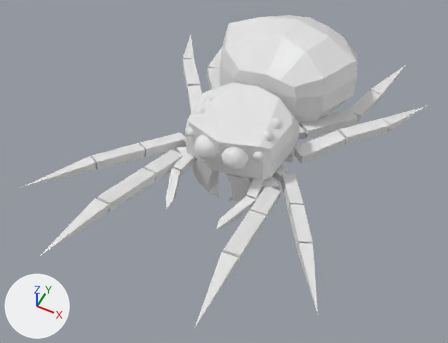
Renders of the glTF model glb_imports/JumpingSpider.glb from each side of a commit.
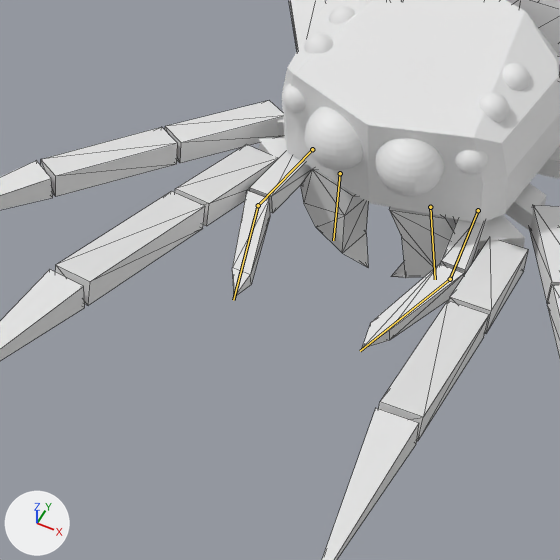
Each version appears first whole from a 50 mm lens placed at (3.77, -8.81, 9.84), pointed at (-0.13, -1.0, 0.09), and next in a close-up on the part from 17% to 65% of the width and 27% to 91% of the height. Every picture has the same lights, and +X, +Y and +Z are marked at lower left. The older version's two pictures come first. Both versions are drawn at frame 0 of the action 'jump'; the numbers are the values there. The bones that change are drawn over the model as lines in the close-ups. The close-ups show mesh edges as thin lines.

In view in the first close-up: 'Cephalothorax', 'FangLeft', 'FangRight', 'MiddleFrontRightLeg.000', 'MiddleFrontRightLeg.001', 'PedipalpLeft.000', 'PedipalpLeft.001', 'PedipalpRight.000', 'PedipalpRight.001', 'VeryFrontLeftLeg.000', 'VeryFrontLeftLeg.001', 'VeryFrontLeftLeg.002', 'VeryFrontRightLeg.000', 'VeryFrontRightLeg.001', 'VeryFrontRightLeg.002' and 5 more.
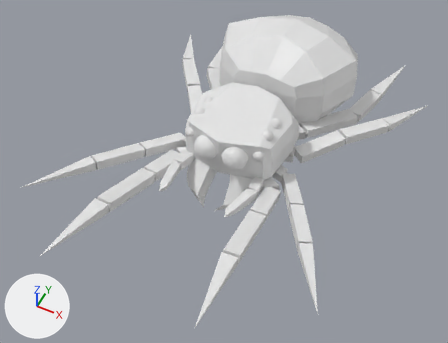
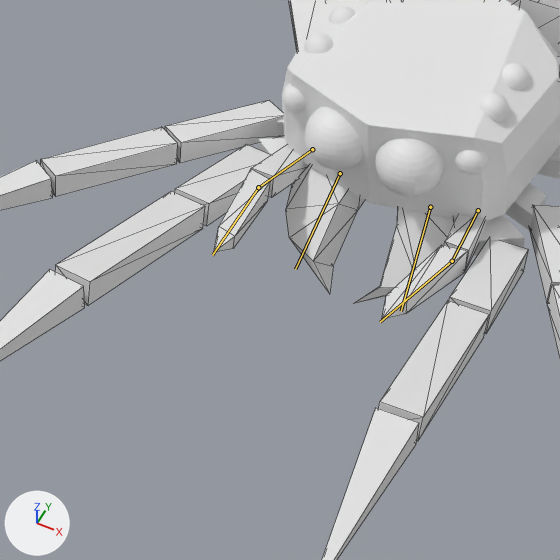
Where the change shows, as pixel boxes [x1, y1, x2, y2] in the close-ups (560 x 560 px):
'FangRight', posed: before [300, 169, 369, 267]; after [286, 166, 365, 294]
'PedipalpLeft.001', posed (16% narrower, 13% shorter): before [362, 264, 464, 349]; after [382, 245, 468, 319]
'FangLeft', posed: before [389, 207, 456, 278]; after [355, 208, 454, 303]
'PedipalpRight.001', posed (49% wider, 21% shorter): before [232, 191, 270, 297]; after [214, 169, 271, 252]
'PedipalpRight.000', posed (14% shorter): before [249, 151, 310, 213]; after [251, 145, 309, 198]
'PedipalpLeft.000', posed: before [441, 220, 486, 275]; after [444, 214, 487, 271]
bone 'PedipalpBone.015.L', root to tip: before (478, 210) to (450, 279); after (478, 210) to (452, 261)
bone 'PedipalpBone.016.L', root to tip: before (450, 279) to (360, 351); after (452, 261) to (380, 322)
bone 'FangBone.017.L', root to tip: before (430, 207) to (435, 279); after (430, 207) to (401, 311)
bone 'PedipalpBone.015.R', root to tip: before (312, 149) to (258, 205); after (312, 149) to (258, 187)
bone 'PedipalpBone.016.R', root to tip: before (258, 205) to (233, 300); after (258, 187) to (212, 255)
bone 'FangBone.017.R', root to tip: before (340, 173) to (333, 240); after (340, 173) to (295, 269)

What the commit changed:
Bone 'PedipalpBone.015.L' (bone_pedipalpbone_015_l) turns from (0, 0, 0) to (-15, -2, 0) degrees about its own x, y and z.
Bone 'PedipalpBone.016.L' (bone_pedipalpbone_016_l) turns from (0, 0, 0) to (1, 3, -10) degrees about its own x, y and z.
Bone 'FangBone.017.L' (bone_fangbone_017_l) turns from (0, 0, 0) to (-49, -7, -5) degrees about its own x, y and z.
Bone 'PedipalpBone.015.R' (bone_pedipalpbone_015_r) turns from (0, 0, 0) to (-15, 2, 0) degrees about its own x, y and z.
Bone 'PedipalpBone.016.R' (bone_pedipalpbone_016_r) turns from (0, 0, 0) to (1, -3, 10) degrees about its own x, y and z.
Bone 'FangBone.017.R' (bone_fangbone_017_r) turns from (0, 0, 0) to (-49, 7, 5) degrees about its own x, y and z.
